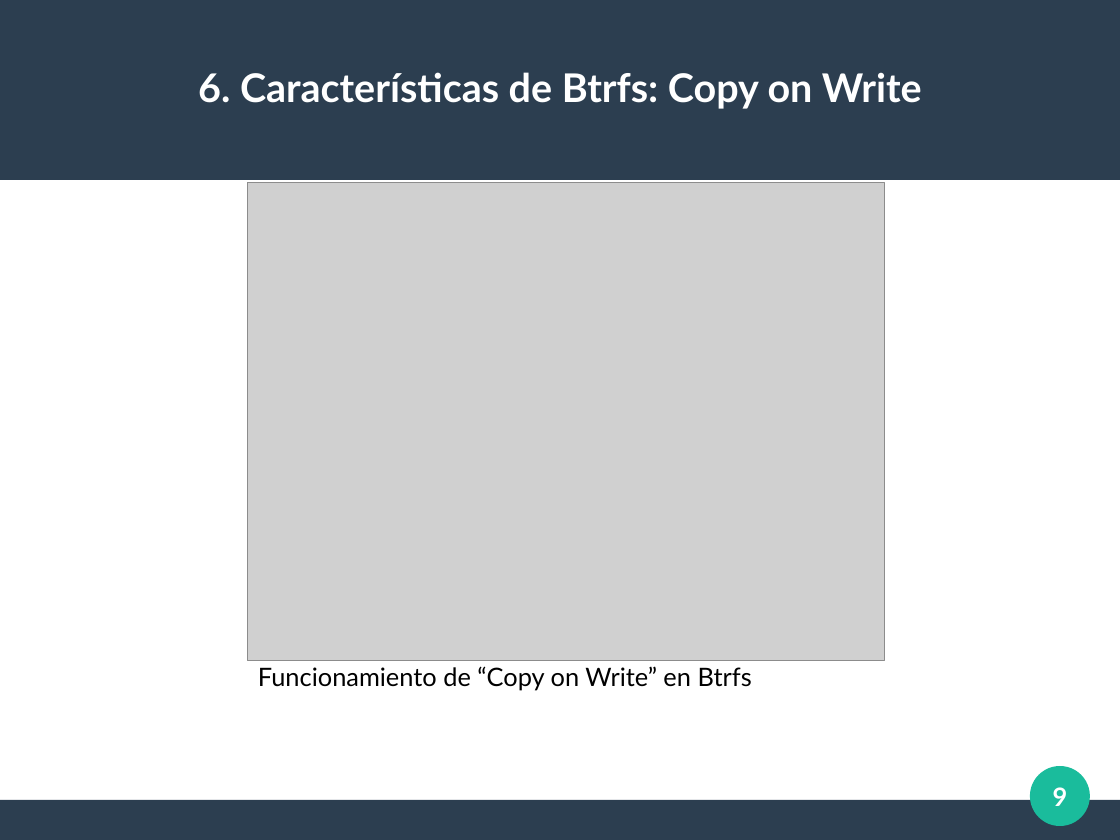
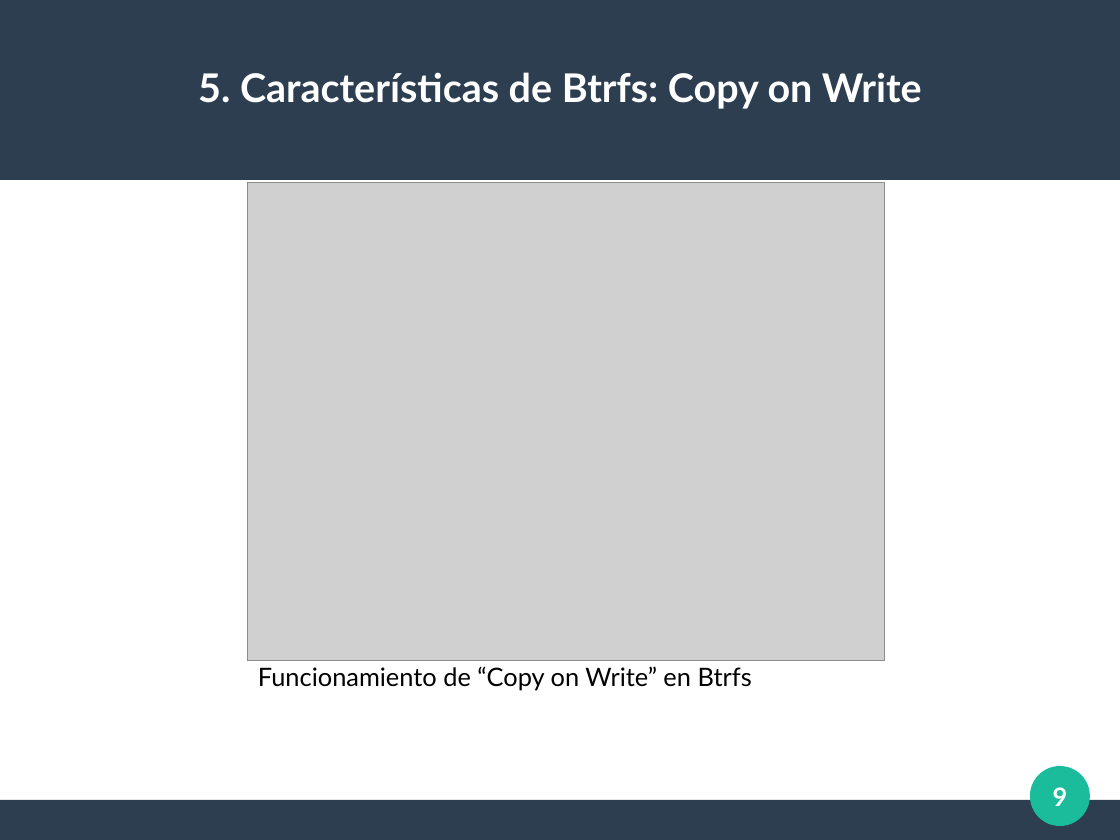
Before and after one commit to AlmuHS/Practicas_AdminServidores, a slide deck: slide 9 of Trabajo_Btrfs/Presentacion_Btrfs.odp. Drawn at 1120x840 pixels with LibreOffice and Linux fonts; fonts in the diff are those of the drawing; grey boxes stand for pictures. Boxes give left, top, right and bottom in pixels: in the first picture for what was removed or moved away, otherwise in the second. Text is boxed around its words. In the diff, an @@ line names an element or a change of style, - is before the commit and + after.

```diff
--- a/Trabajo_Btrfs/Presentacion_Btrfs.odp
+++ b/Trabajo_Btrfs/Presentacion_Btrfs.odp
@@ title at <box>198,72,922,109</box>: text changed @@
-6. Características de Btrfs: Copy on Write
+5. Características de Btrfs: Copy on Write
```
Also in this commit, not shown: 14 other slides changed.
